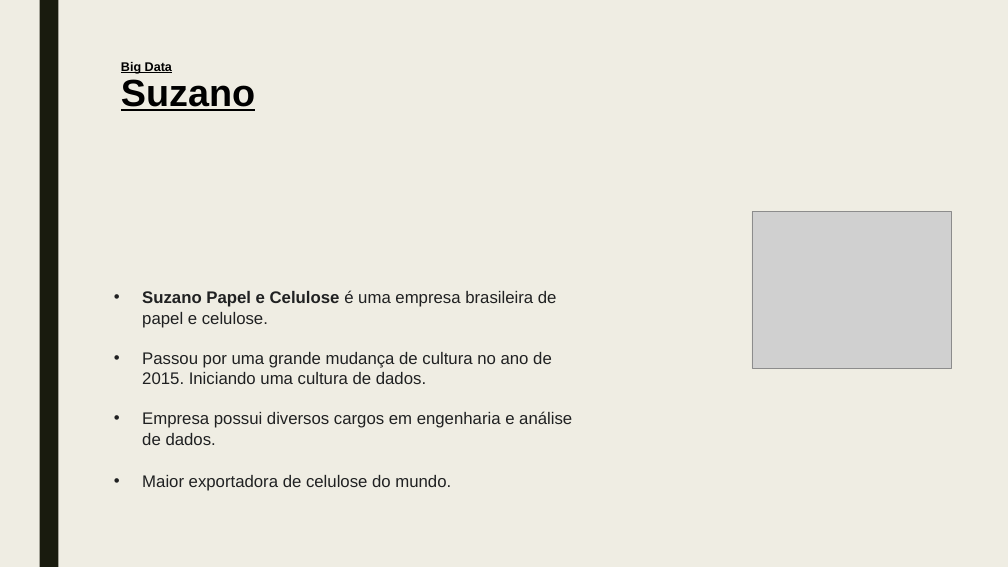
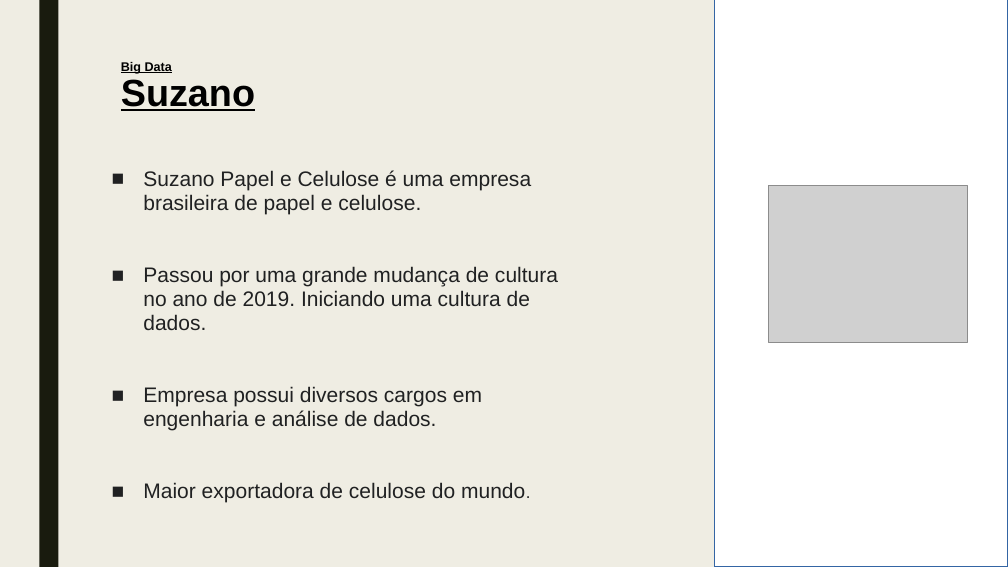
Before and after one commit to GabrielEngSist/UNA, a slide deck: slide 7 of 2020-02/Tópicos especiais em análise e desenvolvimento de sistemas/Apresentação de casos de aplicabilidade.pptx (slide 6 before the commit). Drawn at 1008x567 pixels with LibreOffice and Linux fonts; fonts in the diff are those of the drawing; grey boxes stand for pictures. Boxes give left, top, right and bottom in pixels: in the first picture for what was removed or moved away, otherwise in the second. Text is boxed around its words. In the diff, an @@ line names an element or a change of style, - is before the commit and + after.

```diff
--- a/2020-02/Tópicos especiais em análise e desenvolvimento de sistemas/Apresentação de casos de aplicabilidade.pptx
+++ b/2020-02/Tópicos especiais em análise e desenvolvimento de sistemas/Apresentação de casos de aplicabilidade.pptx
@@ rectangle added at [715,0,1008,567], fill #FFFFFF, outline #3465A4 0 pt @@
@@ text "Suzano Papel e Celulose é ...": place and size @@
-text "Suzano Papel e Celulose é ..." at [142,290,572,491]
+text "Suzano Papel e Celulose é ..." at [143,170,558,503]
@@ text at [143,170,531,503]: size 16 to 20 pt in "Suzano Papel e Celulose é uma empresa ...", "Empresa possui diversos cargos em engenharia e ...", "Maior exportadora de celulose do mundo."; bold off in "Suzano Papel e Celulose"; bullet • to ■; line spacing 1 to 0.94; more space between paragraphs @@
@@ picture: place and size @@
-picture at [752,212,952,368]
+picture at [768,186,968,343]
@@ text at [143,266,558,330]: text changed; size 16 to 20 pt @@
-• Passou por uma grande mudança de cultura no ano de 2015. Iniciando uma cultura de dados.
+■ Passou por uma grande mudança de cultura no ano de 2019. Iniciando uma cultura de dados.
```
Also in this commit, not shown: 7 other slides changed, 1 slide added, 1 other file.
